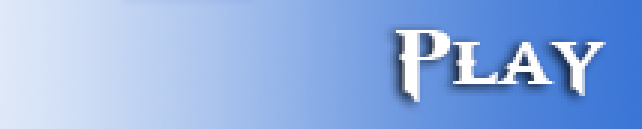
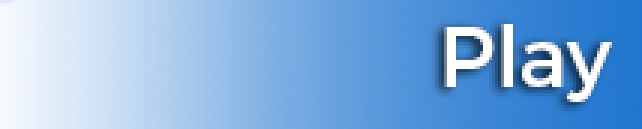
Before/after of a 642×129 layered artwork. What changed in the layer stack:
painted on "Play" over [396,24,612,102]
painted on "Hovor" over [0,0,642,129]
